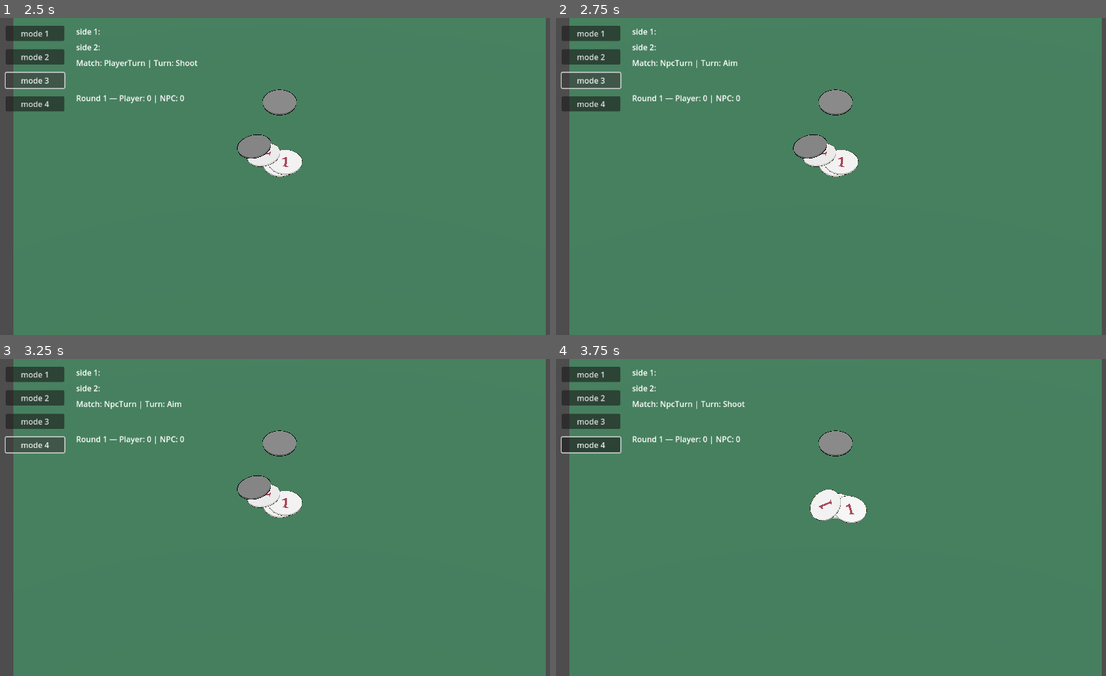
Above: before the commit, frames 1-4 (two rows, left to right).
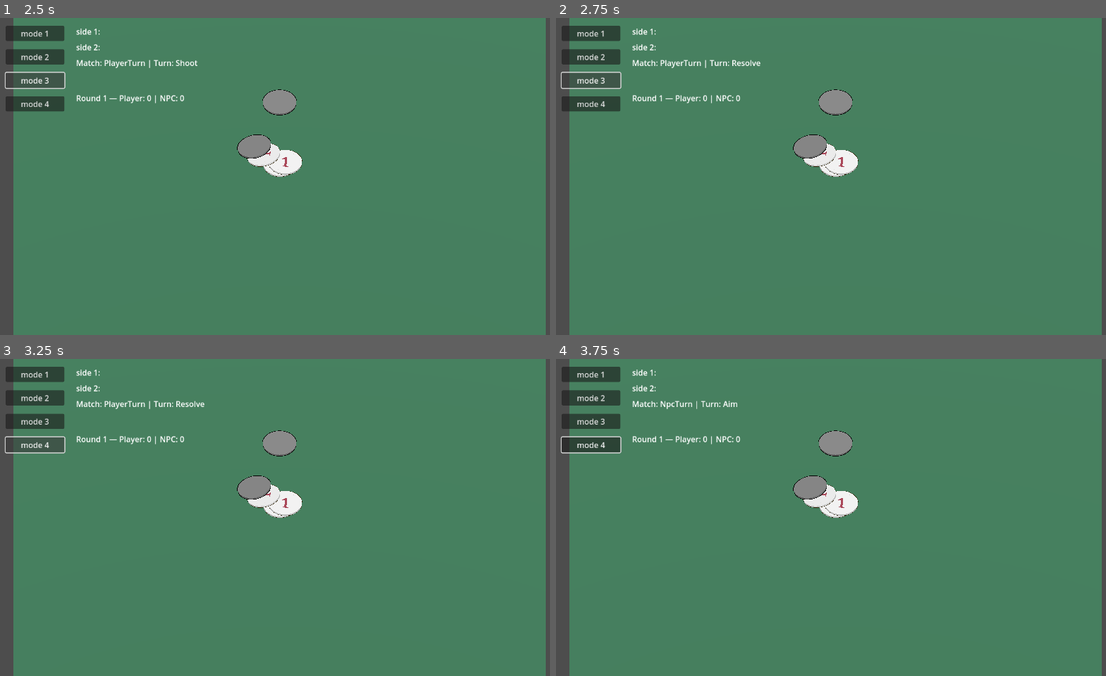
Above: after the commit, the same moments.

Repository: radiokilcat/battlecaps
Game: Godot game, scene res://scenes/main.tscn
The game is run twice, just before and just after one commit, with the same random seed, the same clock (stepped at 60 frames per second) and the same inputs. This scene is started directly instead of the project's main scene.
Inputs (mouse positions are in pixels of both pictures, inside the frame that each line leads up to):
- Up to frame 1 (2.5 s): click "mode 1" at 0.5 s; click "mode 2" at 1.25 s; click "mode 3" at 2 s
- Up to frame 2 (2.75 s): no input
- Up to frame 3 (3.25 s): click "mode 4" at 2.75 s
- Up to frame 4 (3.75 s): tap Enter at 3.5 s; drag from (699, 457) to (891, 447) at 3.52 s

Frame 1 is identical in both runs. In frame 2, 0.2% of the frame differs, in the area x 19-38%, y 13-16%; in frame 3, 0.2%; in frame 4, 0.9%, in the area x 30-57%, y 13-52%.

Commit message:
iteration

Diff:
--- a/scenes/main.tscn
+++ b/scenes/main.tscn
@@ -202,6 +202,7 @@
 
 [node name="ScoreManager" type="Node" parent="."]
 script = ExtResource("16_e2s0e")
+caps_container_path = NodePath("../CapsStack")
 
 [node name="PlayerSlamCap" parent="." instance=ExtResource("19_nfivy")]
 transform = Transform3D(1, 0, 0, 0, 1, 0, 0, 0, 1, 0, 3, 0)
--- a/src/MatchSM/init.gd
+++ b/src/MatchSM/init.gd
@@ -60,22 +60,15 @@
 		turn_sm.set_process(false)
 		turn_sm.set_process_input(false)
 
-	# Подготовка поля
 	stack_caps() if clear_board_on_start else null
-
-	# Сброс позиции битки
 	_reset_active_cap() if reset_active_cap_pose and active_cap else null
-
-	# Старт матча
 	score.start_match([player_id, npc_id]) if score and score.has_method("start_match") else push_warning(
-		"InitState: ScoreManager не найден или без метода start_match()."
+		"InitState: ScoreManager is not found or start_match() don't exist."
 	)
 
-	# Привязка битки к контроллерам
 	player_controller.active_cap = active_cap if player_controller and "active_cap" in player_controller else null
 	npc_controller.active_cap    = active_cap if npc_controller and "active_cap" in npc_controller else null
 
-	# Переход к первому ходу
 	emit_signal("request_transition", "PlayerTurn")
 
 
--- a/src/MatchSM/npcTurn.gd
+++ b/src/MatchSM/npcTurn.gd
@@ -9,6 +9,7 @@
 	turn_sm.set_controller($"../../NpcController")
 	turn_sm.transition_to(turn_sm.start_state)
 	turn_sm.turn_finished.connect(_on_turn_finished, CONNECT_ONE_SHOT)
+	turn_sm.controller.active_cap = $"../../NpcSlamCap"
 
 func _exit():
 	var turn_sm: Node = $"../../TurnSM"
--- a/src/MatchSM/playerTurn.gd
+++ b/src/MatchSM/playerTurn.gd
@@ -44,6 +44,7 @@
 	turn_sm.set_process_input(true)
 	turn_sm.set_controller(player_controller)
 	turn_sm.transition_to(turn_sm.start_state)
+	turn_sm.controller.active_cap = $"../../PlayerSlamCap"
 
 	if not _connected_once and turn_sm.has_signal("turn_finished"):
 		turn_sm.turn_finished.connect(_on_turn_finished, CONNECT_ONE_SHOT)
--- a/src/TurnSM/resolve.gd
+++ b/src/TurnSM/resolve.gd
@@ -3,6 +3,5 @@
 func _enter(_data = {}):
 	var score = $"../../ScoreManager"
 	score.call("update_after_turn")
-	# Если есть бонусный удар/рестрайк — можно ветвить здесь
-	# Иначе — завершить ход:
+	await get_tree().create_timer(1.0).timeout
 	(sm as Node).emit_signal("turn_finished")
--- a/src/TurnSM/shoot.gd
+++ b/src/TurnSM/shoot.gd
@@ -3,6 +3,6 @@
 func _enter(_data = {}):
 	# sm.ui_arrow.visible = false
 	# sm.ui_power.visible = false
-	sm.controller.call("shoot")   # применяет импульс к активной капсе
+	sm.controller.call("shoot")
 	await get_tree().create_timer(2.0).timeout
 	emit_signal("request_transition", "WaitStop")
--- a/src/UI/scoreHUD.gd
+++ b/src/UI/scoreHUD.gd
@@ -19,7 +19,6 @@
 	_refresh()
 
 func _on_game_over(winner_id: String) -> void:
-	# можно подсветить или показать финальный текст
 	text = "%s\nWinner: %s" % [text, ("Tie" if winner_id == "" else winner_id)]
 
 func _refresh() -> void:
@@ -28,7 +27,6 @@
 	var scores: Dictionary = score_manager.get_scores()
 	var players: Array = score_manager.players if "players" in score_manager else scores.keys()
 
-	# ищем максимум
 	var best := -INF
 	for p in players:
 		best = max(best, int(scores.get(p, 0)))
--- a/src/npcController.gd
+++ b/src/npcController.gd
@@ -63,6 +63,7 @@
 		_update_aim_dir_from_target()
 
 	if _charge_t >= _shoot_at_time:
+		_is_charging = false
 		emit_signal("shot_fired", Vector3.ZERO)
 
 func shoot() -> void:
@@ -79,15 +80,11 @@
 	active_cap.set_deferred("freeze", false)
 	await get_tree().process_frame
 
-
-	if active_cap and dir != Vector3.ZERO:
+	if active_cap:
 		var impulse := dir.normalized() * impulse_strength
 		active_cap.apply_impulse(impulse)
 		emit_signal("charge_released", p)
-		emit_signal("shot_fired", impulse)
-	else:
-		emit_signal("charge_released", p)
-		emit_signal("shot_fired", Vector3.ZERO)
+		# emit_signal("shot_fired", impulse)
 
 
 func set_target_point(point: Vector3) -> void:
--- a/src/scoreManager.gd
+++ b/src/scoreManager.gd
@@ -9,7 +9,6 @@
 @export var target_score: int = 10
 @export var max_rounds: int = 0
 @export var points_per_knockout: int = 1
-
 @export var players: Array = ["Player", "NPC"]
 
 ## ====== current state ======
@@ -18,15 +17,13 @@
 var current_round: int = 1
 var turn_count: int = 0
 
-## Накопители текущего хода
 var _pending_knockouts: int = 0
 var _pending_caps: Array = []
+
 
 func _ready() -> void:
 	_normalize_players()
 	_reset_scores()
-
-## --- Публичный API ---
 
 func start_match(new_players: Array = []) -> void:
 	if new_players.size() > 0:
@@ -52,15 +49,12 @@
 		push_warning("ScoreManager.update_after_turn(): current_player is not set. Call begin_turn().")
 		return false
 
-	# 1) Начисление очков
 	var gained := _pending_knockouts * points_per_knockout
 	scores[current_player] = int(scores.get(current_player, 0)) + gained
 
-	# 2) Сброс накопителей
 	_pending_knockouts = 0
 	_pending_caps.clear()
 
-	# 3) Ходы/раунды
 	turn_count += 1
 	if players.size() > 0 and players.find(current_player) == players.size() - 1:
 		current_round += 1
@@ -68,7 +62,6 @@
 
 	_emit_score_changed()
 
-	# 4) Проверка победителя
 	if is_game_over():
 		game_over.emit(winner_id())
 		return true
@@ -103,18 +96,14 @@
 		return "" if tie else String(best_p)
 	return ""
 
-## Удобные геттеры
 func get_score(player_id) -> int:
 	return int(scores.get(_sn(player_id), 0))
 
 func get_scores() -> Dictionary:
-	# возвращаем копию (ключи останутся StringName — это ок)
 	return scores.duplicate(true)
 
 func get_round() -> int:
 	return current_round
-
-## --- Вспомогательное ---
 
 func _reset_scores() -> void:
 	scores.clear()
Not shown: 1 places in scenes/main.tscn that only renumber resources
